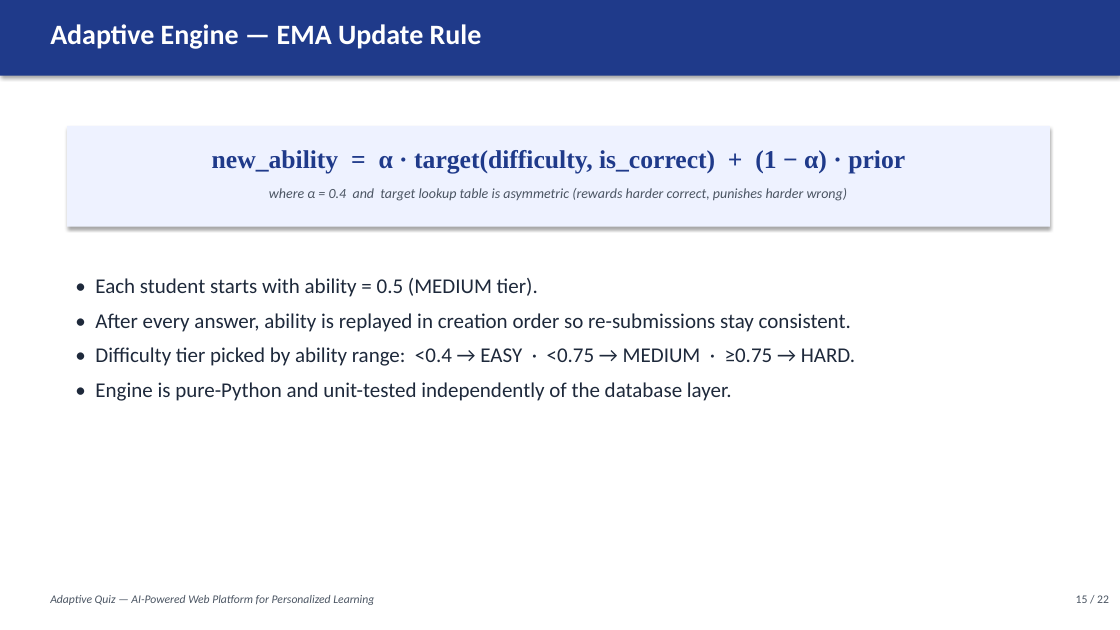
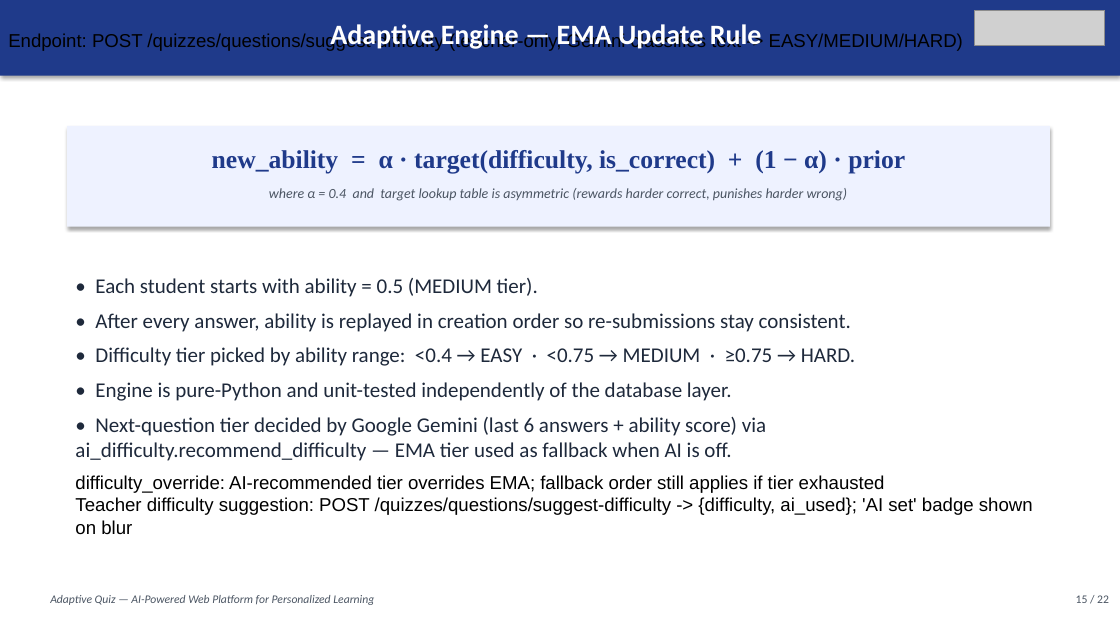
Before and after one commit to SanjnaRathour/Adaptive-Quiz, a slide deck: slide 15 of Adaptive_Quiz_Presentation.pptx. Drawn at 1120x630 pixels with LibreOffice and Linux fonts; fonts in the diff are those of the drawing; grey boxes stand for pictures. Boxes give left, top, right and bottom in pixels: in the first picture for what was removed or moved away, otherwise in the second. Text is boxed around its words. In the diff, an @@ line names an element or a change of style, - is before the commit and + after.

Commit message:
flow updated with ai algo for difficulty flow with update docs

```diff
--- a/Adaptive_Quiz_Presentation.pptx
+++ b/Adaptive_Quiz_Presentation.pptx
@@ text "Adaptive Engine — EMA Update ..." at (x1=330, y1=24, x2=762, y2=51): alignment left to centre @@
@@ picture added at (x1=975, y1=10, x2=1105, y2=45) @@
@@ text in rectangle at (x1=8, y1=33, x2=963, y2=51): text added @@
+  Endpoint: POST /quizzes/questions/suggest-difficulty (teacher-only, Gemini classifies text -> EASY/MEDIUM/HARD)
@@ text at (x1=75, y1=417, x2=1033, y2=535): paragraphs added @@
+• Next-question tier decided by Google Gemini (last 6 answers + ability score) via ai_difficulty.recommend_difficulty — EMA tier used as fallback when AI is off.
+difficulty_override: AI-recommended tier overrides EMA; fallback order still applies if tier exhausted
+Teacher difficulty suggestion: POST /quizzes/questions/suggest-difficulty -> {difficulty, ai_used}; 'AI set' badge shown on blur
```
Also in this commit, not shown: 21 other slides changed, 28 other files.
